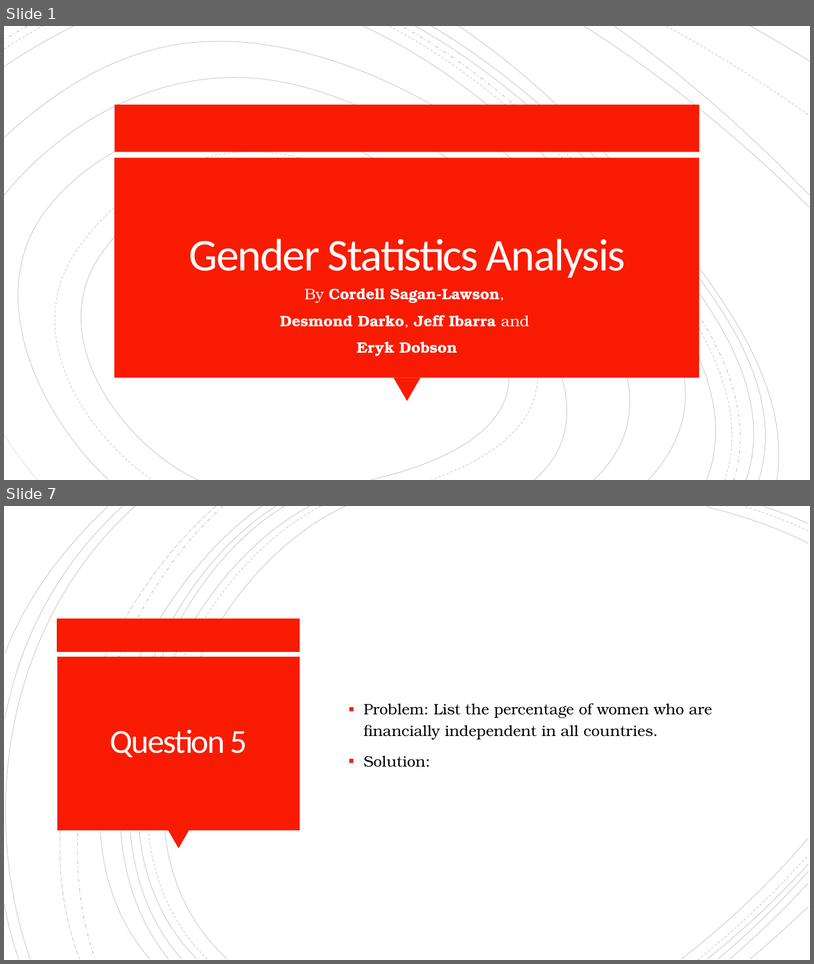
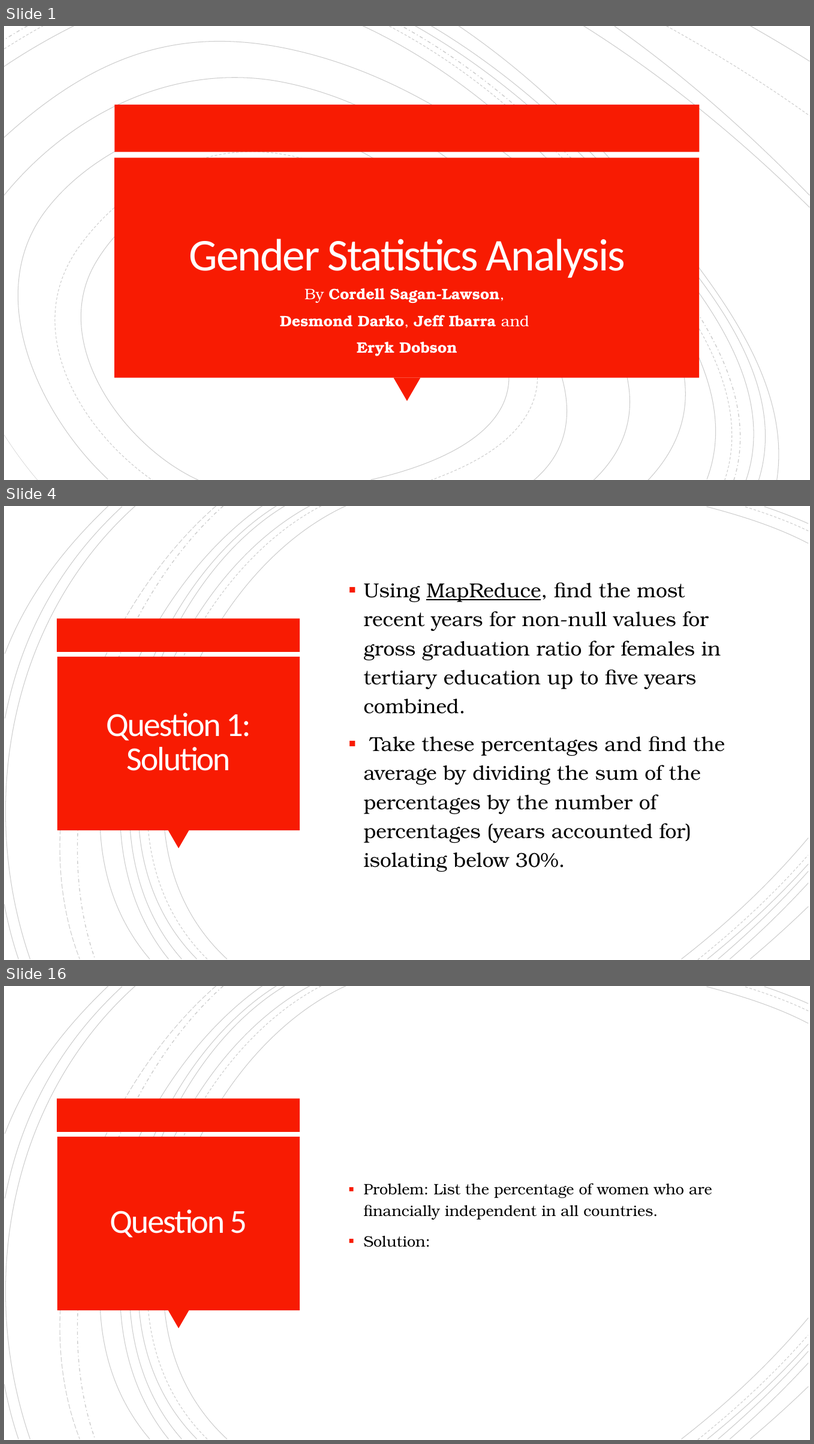
Before and after one commit to cordellsl/Project2, a slide deck: Project 2 Presentation.pptx. Shown one above the other, each under a label of ours: slides 1 and 7 before the commit, slides 1, 4 and 16 after it; the slides between them are not shown. The pictures are 814x964 and 814x1444 pixels, drawn with LibreOffice and Linux fonts; fonts in the diff are those of the drawing. Boxes give left, top, right and bottom in pixels: in the first picture for what was removed or moved away, otherwise in the second. Text is boxed around its words. In the diff, an @@ line names an element or a change of style, - is before the commit and + after.

```diff
--- a/Project 2 Presentation.pptx
+++ b/Project 2 Presentation.pptx
@@ slide 4 added at box(4, 506, 810, 960), background #FFFFFF; not listed: 24 template elements that a slide beside it also shows @@
@@ text added at box(364, 582, 725, 871), 24 pt, text #000000 @@
+▪ Using MapReduce, find the most recent years for non-null values for gross graduation ratio for females in tertiary education up to five years combined.
+▪ Take these percentages and find the average by dividing the sum of the percentages by the number of percentages (years accounted for) isolating below 30%.
@@ title added at box(106, 712, 251, 771), 40 pt, text #FFFEFF @@
+Question 1:
+Solution
@@ what was slide 7 is now slide 16 @@
```
Also in this commit, not shown: 5 slides changed, 8 other slides added.
